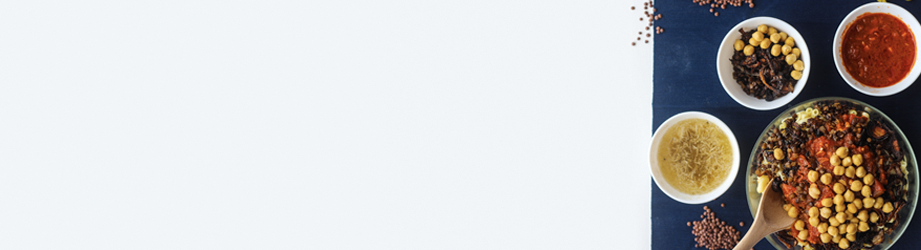
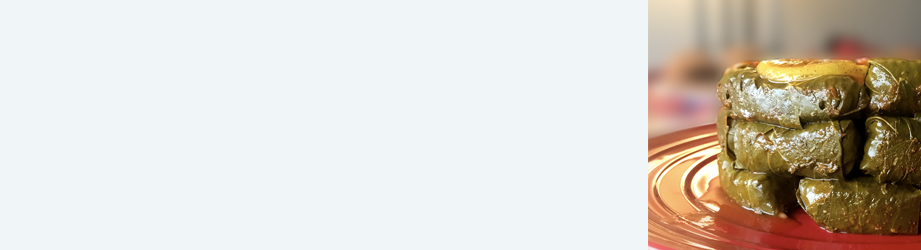
Revision of a layered 921 × 250 image; what changed, layer by layer:
renamed "Layer 1" to "Color Balance 1", painted on it over (629, 0, 921, 250)
painted on "Background" over (629, 0, 921, 250)
